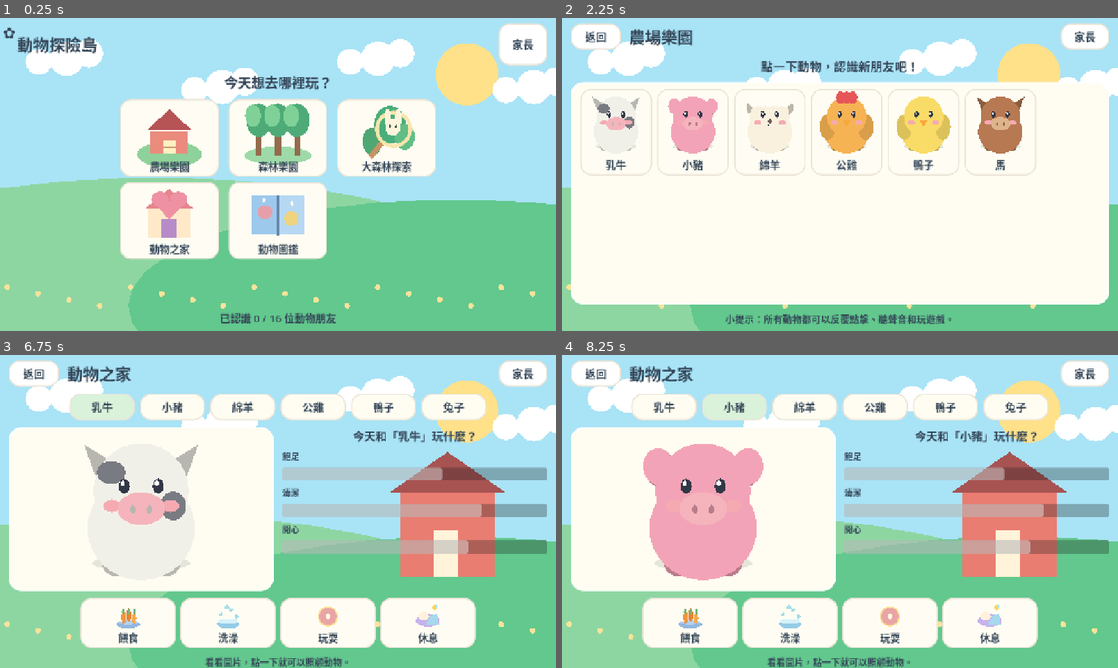
Above: before the commit, frames 1-4 (two rows, left to right).
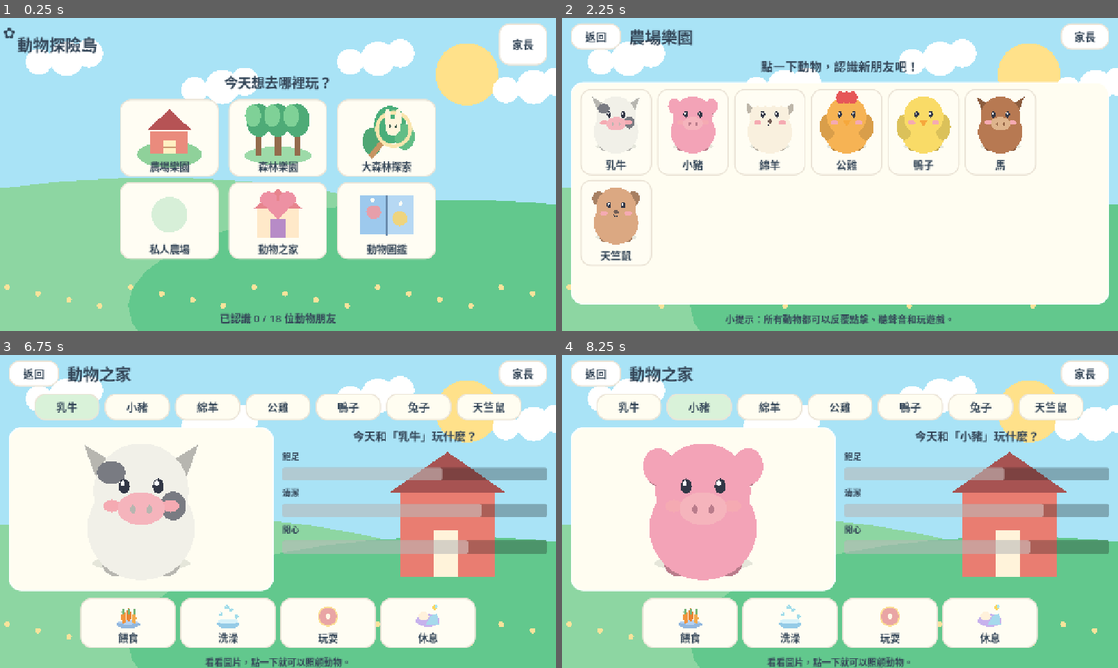
Above: after the commit, the same moments.

Repository: jimmy0933b3-sudo/farm
Game: Godot game, scene res://scenes/Main.tscn
Same seed, same stepped clock (60 frames per second), same inputs: the game is played once before the commit and once after it.
Inputs (mouse positions are in pixels of both pictures, inside the frame that each line leads up to):
- Up to frame 1 (0.25 s): no input
- Up to frame 2 (2.25 s): click "家長" at 0.5 s; click "返回" at 1.25 s; click (728, 136) at 2.02 s
- Up to frame 3 (6.75 s): click "家長" at 2.75 s; click "確認" at 3.5 s; click "返回" at 4.25 s; click (166, 473) at 5.02 s; click (55, 467) at 5.77 s; click "去動物之家照顧牠" at 6.5 s
- Up to frame 4 (8.25 s): click "乳牛" at 7.25 s; click "小豬" at 8 s

The runs differ from the first frame. In frame 1, 6.9% of the frame differs, in the area x 26-79%, y 52-98%; in frame 2, 1.5%; in frame 3, 3.7%; in frame 4, 3.6%.

Commit message:
feat: connect private farm and saved residents, add snake and guinea pig, repair signing script

Diff:
--- a/data/animals.json
+++ b/data/animals.json
@@ -158,5 +158,25 @@
     "sound": "喳喳",
     "desc": "猴子會爬樹，喜歡和同伴一起生活。",
     "care": false
+  },
+  {
+    "id": "snake",
+    "name": "蛇",
+    "zone": "forest",
+    "color": "#72BB80",
+    "food": "小型獵物",
+    "sound": "吐信與摩擦聲",
+    "desc": "蛇沒有腳，會用身體慢慢爬行。看到野生蛇要保持距離。",
+    "care": false
+  },
+  {
+    "id": "guinea_pig",
+    "name": "天竺鼠",
+    "zone": "farm",
+    "color": "#DBA882",
+    "food": "牧草",
+    "sound": "吱吱",
+    "desc": "天竺鼠有圓圓的小耳朵，喜歡吃牧草。",
+    "care": true
   }
 ]
--- a/data/levels.json
+++ b/data/levels.json
@@ -190,5 +190,29 @@
       "洋蔥"
     ],
     "answer": "香蕉"
+  },
+  {
+    "id": 17,
+    "animal": "snake",
+    "type": "habitat",
+    "prompt": "幫蛇找到森林的家。",
+    "options": [
+      "forest",
+      "farm",
+      "ocean"
+    ],
+    "answer": "forest"
+  },
+  {
+    "id": 18,
+    "animal": "guinea_pig",
+    "type": "food",
+    "prompt": "天竺鼠的主食是什麼？",
+    "options": [
+      "牧草",
+      "糖果",
+      "巧克力"
+    ],
+    "answer": "牧草"
   }
 ]
--- a/scripts/Main.gd
+++ b/scripts/Main.gd
@@ -6,6 +6,7 @@
 const Store = preload("res://scripts/SaveData.gd")
 const AnimalArt = preload("res://scripts/AnimalArt.gd")
 const PettingArea = preload("res://scripts/PettingArea.gd")
+const PrivateFarm = preload("res://scripts/PrivateFarm.gd")
 const ForestDiscovery = preload("res://scripts/ForestDiscovery.gd")
 const CareStage = preload("res://scripts/CareStage.gd")
 const ChoiceArt = preload("res://scripts/ChoiceArt.gd")
@@ -30,6 +31,7 @@
 var care_action_buttons: Array = []
 var care_intro_count: int = 0
 var forest_game: Control
+var private_farm_game: Control
 
 func _ready() -> void:
 	animals = Data.read_array("res://data/animals.json")
@@ -49,6 +51,8 @@
 			show_care()
 		"album":
 			show_album()
+		"private_farm":
+			show_private_farm()
 		"forest_explore":
 			show_forest_search()
 		"forest_search":
@@ -76,7 +80,7 @@
 func _switch(name: String, bg: String = "home") -> VBoxContainer:
 	sound.stop_speaking()
 	screen = name
-	if name in ["home","farm","forest","care","album","forest_search"]:
+	if name in ["home","farm","forest","care","album","forest_search","private_farm"]:
 		progress.data["last_screen"] = name
 		progress.save()
 	for node in get_children():
@@ -250,6 +254,7 @@
 		{"title":"農場樂園","sub":"認識農場的動物朋友","zone":"farm"},
 		{"title":"森林樂園","sub":"看看森林有哪些動物","zone":"forest"},
 		{"title":"大森林探索","sub":"左右滑動森林找動物","zone":"forest_explore"},
+		{"title":"私人農場","sub":"把認識的動物放進農場","zone":"private_farm"},
 		{"title":"動物之家","sub":"餵食、洗澡、玩耍","zone":"care"},
 		{"title":"動物圖鑑","sub":"收集可愛的動物貼紙","zone":"album"}
 	]
@@ -274,6 +279,8 @@
 			show_album()
 		"forest_explore":
 			show_forest_search()
+		"private_farm":
+			show_private_farm()
 
 func show_zone(zone: String) -> void:
 	current_zone = zone
@@ -304,6 +311,15 @@
 	_narrate("這裡是%s。用手指點一隻動物，和牠交朋友吧！" % ("農場" if zone == "farm" else "森林"))
 	# The forest hide-and-seek entry uses its own illustrated button, not a text-only menu.
 
+func show_private_farm() -> void:
+	var layout = _switch("private_farm","farm")
+	_header(layout,"私人農場",Callable(self,"show_home"))
+	private_farm_game = PrivateFarm.new()
+	private_farm_game.setup(animals,progress,sound)
+	private_farm_game.size_flags_horizontal = Control.SIZE_EXPAND_FILL
+	private_farm_game.size_flags_vertical = Control.SIZE_EXPAND_FILL
+	layout.add_child(private_farm_game)
+
 func show_forest_search() -> void:
 	current_zone = "forest"
 	var layout = _switch("forest_search","forest")
@@ -321,13 +337,13 @@
 
 func show_forest_complete() -> void:
 	var layout = _switch("forest_done","forest")
-	_header(layout,"十位動物朋友都找到了！",Callable(self,"show_zone").bind("forest"))
+	_header(layout,"十一位動物朋友都找到了！",Callable(self,"show_zone").bind("forest"))
 	layout.add_child(_label("太棒了！大森林探索完成！",35))
 	var box=_panel()
 	box.size_flags_vertical = Control.SIZE_EXPAND_FILL
 	layout.add_child(box)
 	var grid=GridContainer.new()
-	grid.columns=5
+	grid.columns=6
 	grid.add_theme_constant_override("h_separation",10)
 	grid.size_flags_horizontal=Control.SIZE_EXPAND_FILL
 	box.add_child(grid)
@@ -343,7 +359,7 @@
 	row.add_child(_button("再找一次",Callable(self,"show_forest_search"),Color("#FCE1AB"),Vector2(250,85)))
 	row.add_child(_button("回首頁",Callable(self,"show_home"),Color("#D8EED4"),Vector2(210,85)))
 	row.add_child(_button("回森林樂園",Callable(self,"show_zone").bind("forest"),Color("#E0E7FA"),Vector2(210,85)))
-	_narrate("太棒了！完成大森林探索！十隻森林動物都找到了！要再玩一次，還是回首頁呢？")
+	_narrate("太棒了！完成大森林探索！十一隻森林動物都找到了！要再玩一次，還是回首頁呢？")
 
 func show_animal(id: String) -> void:
 	var info = _animal(id)
--- a/scripts/PrivateFarm.gd
+++ b/scripts/PrivateFarm.gd
@@ -205,7 +205,7 @@
 		return
 	active_id=id
 	for child in habitat.get_children():
-		if child is PettingArea or child is CareStage:
+		if child.get_script() == PettingArea or child.get_script() == CareStage:
 			habitat.remove_child(child)
 			child.queue_free()
 	pet=null
--- a/scripts/SaveData.gd
+++ b/scripts/SaveData.gd
@@ -16,6 +16,7 @@
 		"forest_explore_session": {},
 		"forest_explore_runs": 0,
 		"forest_explore_previous": [],
+		"private_farm": [],
 		"care": {},
 		"settings": {"music": true, "sound": true, "speech": true, "reduce_motion": false},
 		"last_screen": "home"
@@ -84,51 +85,67 @@
 
 func get_forest_explore_session(order: Array) -> Dictionary:
 	var session = data.get("forest_explore_session",{})
-	# Expand existing six-animal sessions without erasing animals the child
-	# already found before updating. The remaining animals are added at the end.
+	# Extend previous valid sessions on new species releases without losing finds.
 	if session is Dictionary and session.get("placement",null) is Array and session.get("found",null) is Array:
-		var old_positions: Array = session["placement"]
-		var old_found: Array = session["found"]
-		if old_positions.size() == 6 and order.size() > 6 and old_found.size() <= 6:
-			var legacy_order: Array = order.slice(0,6)
-			var can_migrate: bool = true
-			for id in legacy_order:
-				if old_positions.count(id) != 1:
-					can_migrate = false
-			for i in range(old_found.size()):
-				if old_found[i] != legacy_order[i]:
-					can_migrate = false
-			if can_migrate:
-				var extended: Array = old_positions.duplicate()
-				var extras: Array = order.slice(6,order.size())
-				extras.shuffle()
-				extended.append_array(extras)
-				session = {"placement":extended,"found":old_found.duplicate()}
-				data["forest_explore_session"] = session
+		var previous_positions: Array=session["placement"]
+		var previous_found: Array=session["found"]
+		if previous_positions.size()>0 and previous_positions.size()<order.size():
+			var previous_order: Array=order.slice(0,previous_positions.size())
+			var compatible: bool=true
+			for id in previous_order:
+				if previous_positions.count(id)!=1:
+					compatible=false
+			for i in range(previous_found.size()):
+				if i>=previous_order.size() or previous_found[i]!=previous_order[i]:
+					compatible=false
+			if compatible:
+				var expanded: Array=previous_positions.duplicate()
+				var extra: Array=order.slice(previous_positions.size(),order.size())
+				extra.shuffle()
+				expanded.append_array(extra)
+				session={"placement":expanded,"found":previous_found.duplicate()}
+				data["forest_explore_session"]=session
 				save()
-	var valid = session is Dictionary
+	var valid=session is Dictionary
 	if valid:
-		valid = session.get("placement",null) is Array and session.get("found",null) is Array
+		valid=session.get("placement",null) is Array and session.get("found",null) is Array
 	if valid:
-		var positions: Array = session["placement"]
-		var old_found: Array = session["found"]
-		valid = positions.size() == order.size() and old_found.size() < order.size()
+		var positions: Array=session["placement"]
+		var previous_found: Array=session["found"]
+		valid=positions.size()==order.size() and previous_found.size()<order.size()
 		if valid:
 			for id in order:
 				if positions.count(id)!=1:
 					valid=false
-			for i in range(old_found.size()):
-				if old_found[i] != order[i]:
+			for i in range(previous_found.size()):
+				if previous_found[i]!=order[i]:
 					valid=false
 	if not valid:
 		var positions: Array=order.duplicate()
 		positions.shuffle()
 		if positions==data.get("forest_explore_previous",[]):
 			positions.reverse()
-		session = {"placement":positions,"found":[]}
+		session={"placement":positions,"found":[]}
 		data["forest_explore_session"]=session
 		save()
 	return session
+
+func private_farm_add(animal_id: String, capacity: int = 8) -> bool:
+	if not data["collected"].has(animal_id):
+		return false
+	var residents: Array=data["private_farm"]
+	if residents.has(animal_id):
+		return true
+	if residents.size()>=capacity:
+		return false
+	residents.append(animal_id)
+	save()
+	return true
+
+func private_farm_remove(animal_id: String) -> void:
+	var residents: Array=data["private_farm"]
+	residents.erase(animal_id)
+	save()
 
 func record_forest_explore_found(animal_id: String) -> void:
 	var session: Dictionary = data.get("forest_explore_session",{})
--- a/scripts/Synth.gd
+++ b/scripts/Synth.gd
@@ -6,7 +6,9 @@
 const LABELS = {
 	"cow":"乳牛","pig":"小豬","sheep":"綿羊","chicken":"公雞",
 	"duck":"鴨子","horse":"馬","rabbit":"兔子","squirrel":"松鼠",
-	"fox":"狐狸","deer":"鹿","bear":"熊","owl":"貓頭鷹"
+	"fox":"狐狸","deer":"鹿","bear":"熊","owl":"貓頭鷹",
+	"hedgehog":"刺蝟","raccoon":"浣熊","boar":"野豬","monkey":"猴子",
+	"snake":"蛇","guinea_pig":"天竺鼠"
 }
 
 var player: AudioStreamPlayer
Not shown, changed: tools/prepare_signing.py
